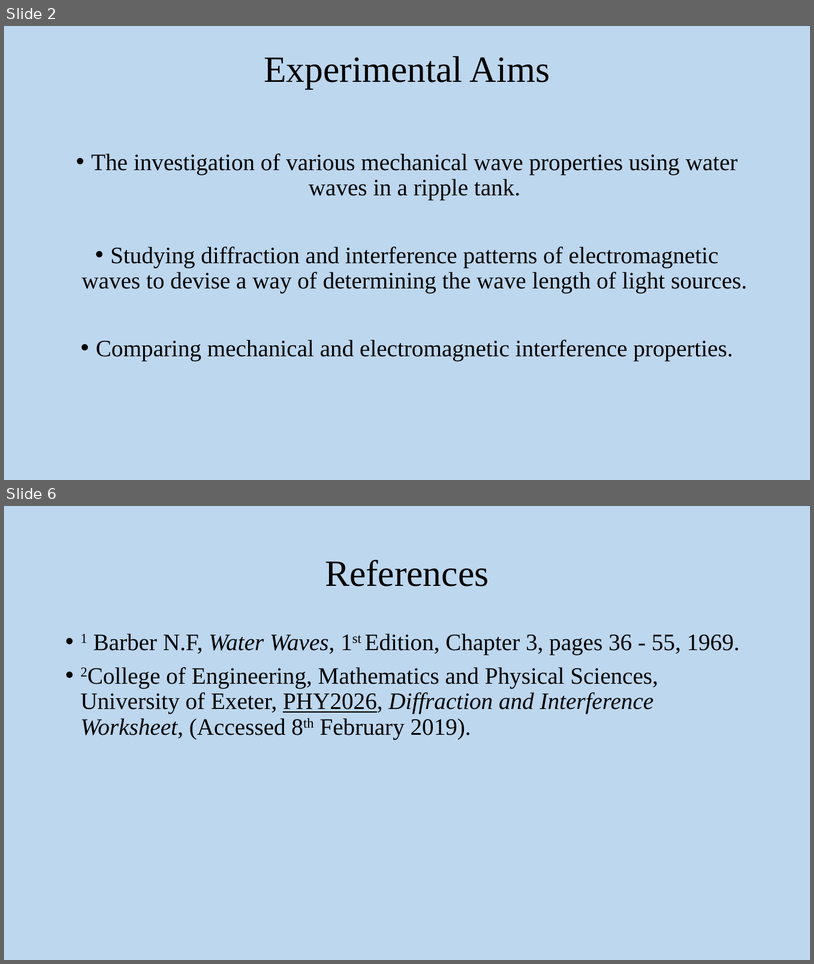
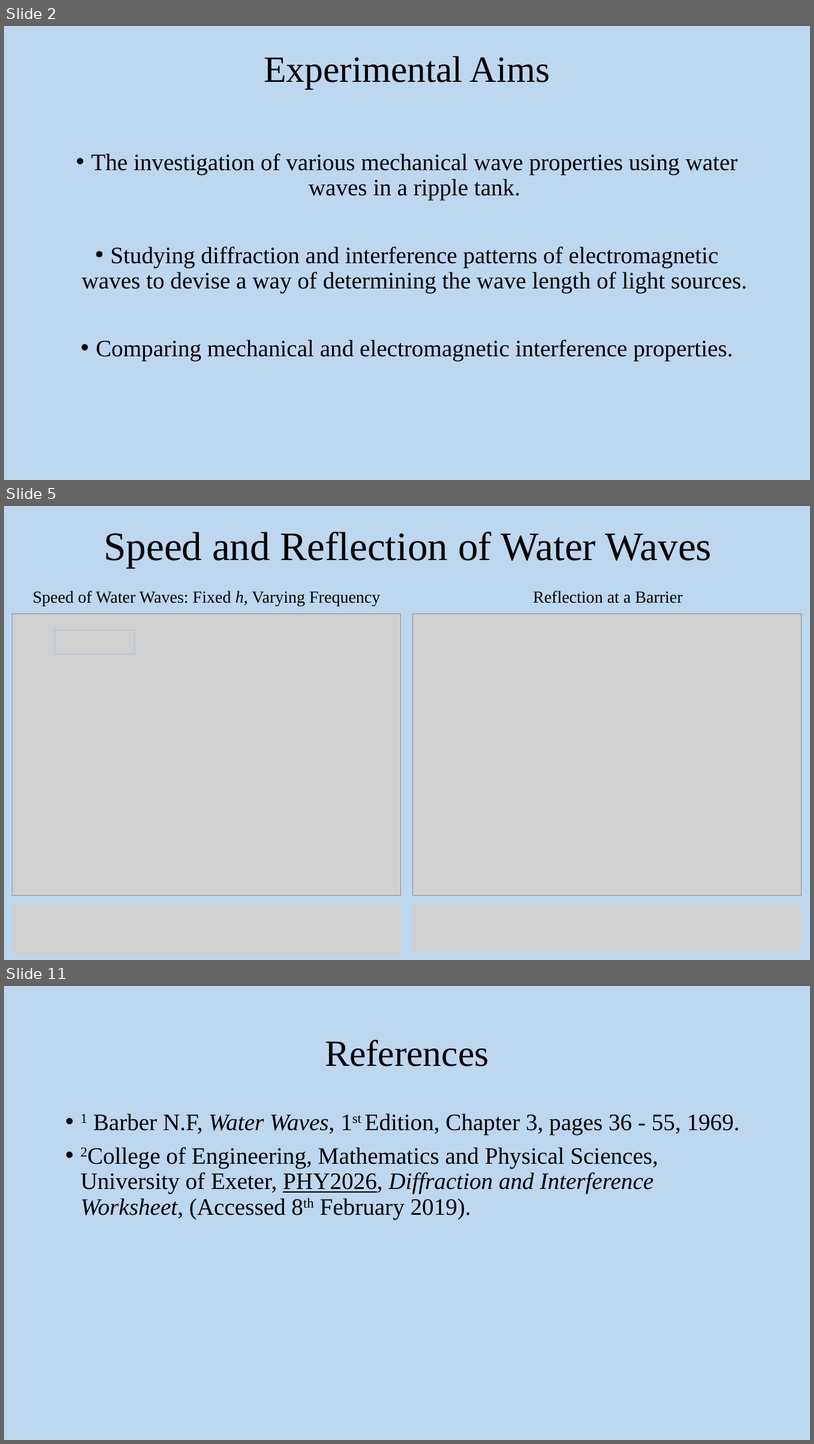
Before and after one commit to drummerevans/Uni_Work, a slide deck: PHY2026/Experiment_4/Final_Report/Wo01_Presentation.pptx. Shown one above the other, each under a label of ours: slides 2 and 6 before the commit, slides 2, 5 and 11 after it; the slides between them are not shown. The pictures are 814x964 and 814x1444 pixels, drawn with LibreOffice and Linux fonts; fonts in the diff are those of the drawing; grey boxes stand for pictures. Boxes give left, top, right and bottom in pixels: in the first picture for what was removed or moved away, otherwise in the second. Text is boxed around its words. In the diff, an @@ line names an element or a change of style, - is before the commit and + after.

```diff
--- a/PHY2026/Experiment_4/Final_Report/Wo01_Presentation.pptx
+++ b/PHY2026/Experiment_4/Final_Report/Wo01_Presentation.pptx
@@ slide 5 added at (4,506,810,960), background #BDD7EE @@
@@ title added at (104,531,712,567), 48 pt, text #000000 @@
+Speed and Reflection of Water Waves
@@ text added at (33,591,380,606), 20 pt, text #000000 @@
+Speed of Water Waves: Fixed h, Varying Frequency
@@ text added at (533,591,683,603), 20 pt, text #000000 @@
+Reflection at a Barrier
@@ picture added at (12,613,401,895) @@
@@ picture added at (413,613,802,895) @@
@@ picture added at (55,630,135,654) @@
@@ picture added at (12,904,401,955) @@
@@ picture added at (413,904,802,951) @@
@@ what was slide 6 is now slide 11 @@
```
Also in this commit, not shown: 2 slides changed, 5 other slides added, 1 slide removed, 31 other files.
